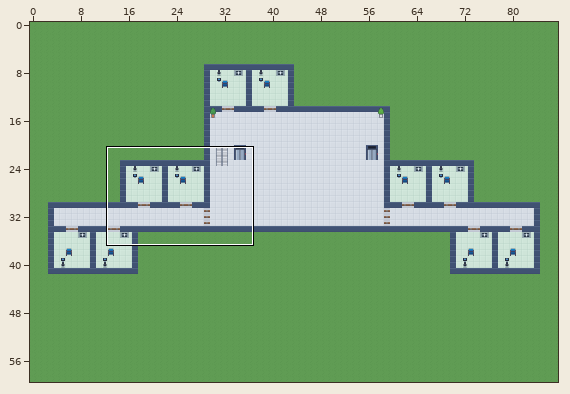
One commit to this Tiled map (JSON): hospital2d/maps/floor1.tmj. The picture above shows the old version from afar; the outline marks the close-up.
Close-up. First the earlier version:
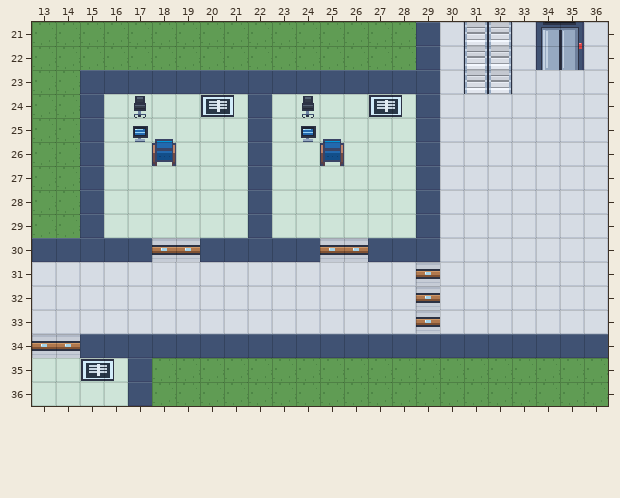
Cells are 16x16 px. Shown: x 13..36, y 21..36. The commit also changed other parts of the map, which this record leaves out.
Now the later version:
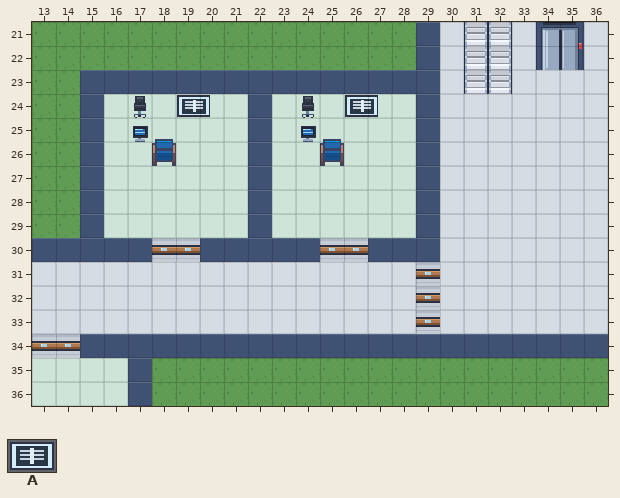
Key: from "hospital": A 60 "xray_viewer".
Objects are placed by their top-left corner, in cells (3,4 is the top-left corner of cell 3,4); size is 1x1 cell unless given.
Diff:
Layer "furniture":
changed: A "xray_viewer" at 15,35 size 1.5x1 -> outside this view
changed: A "xray_viewer" at 27,24 size 1.5x1 -> outside this view
changed: outside this view -> A "xray_viewer" at 26,24 size 1.5x1
changed: outside this view -> A "xray_viewer" at 19,24 size 1.5x1
removed: A "xray_viewer" at 20,24 size 1.5x1
Changed places in both close-ups, as pixel boxes (x1, y1, x2, y2):
changed: (177, 95, 234, 117)
changed: (345, 95, 402, 117)
old place: (81, 359, 114, 381)
